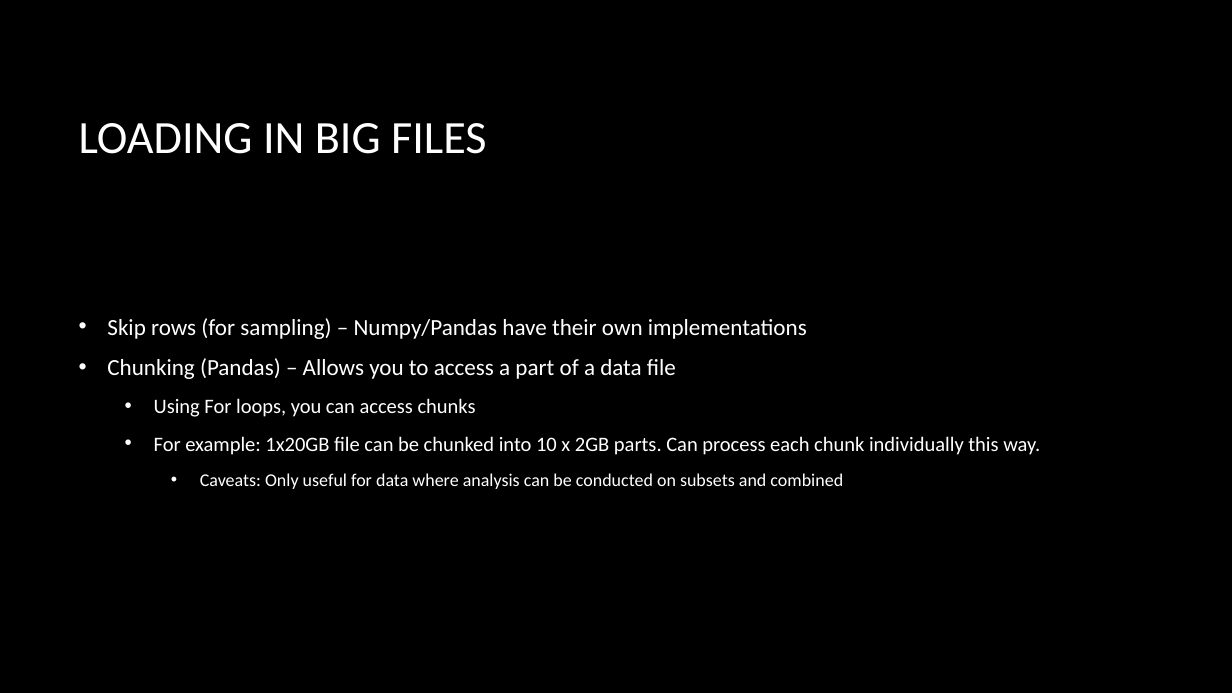
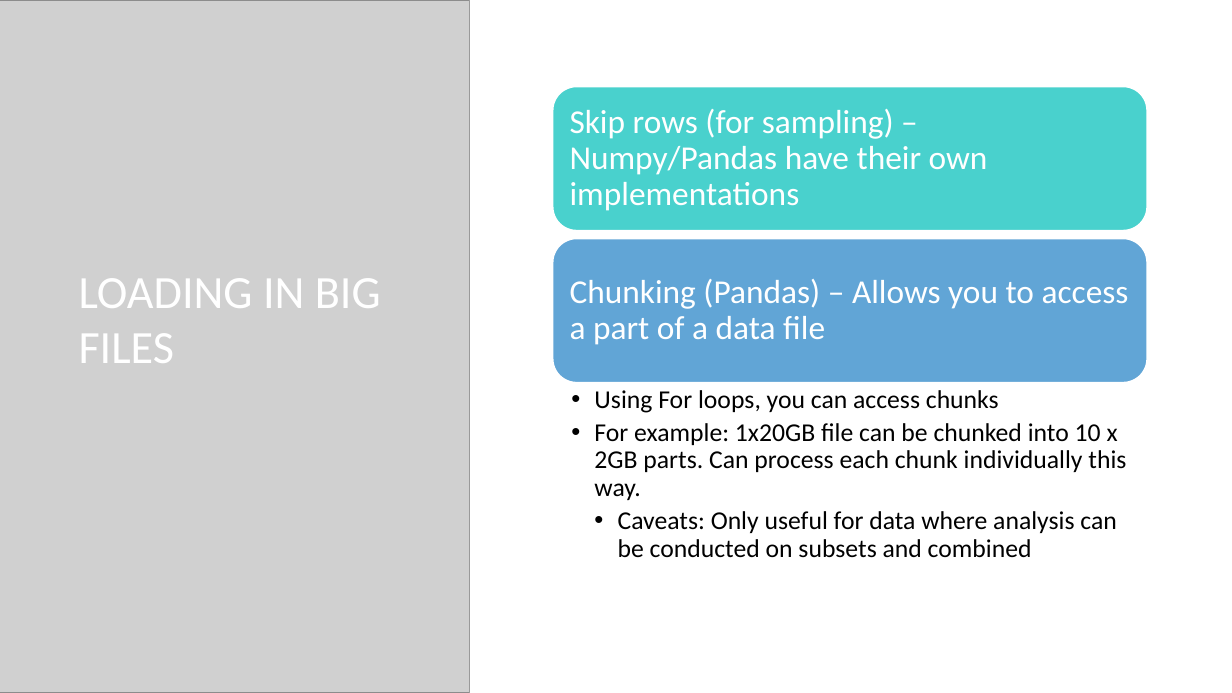
Before and after one commit to smandhai/Astro-Data-Handling-Tutorials, a slide deck: slide 13 of Intro to Astro-data .pptx. Drawn at 1232x693 pixels with LibreOffice and Linux fonts; fonts in the diff are those of the drawing; grey boxes stand for pictures; background and template pictures are left out. Boxes give left, top, right and bottom in pixels: in the first picture for what was removed or moved away, otherwise in the second. Text is boxed around its words. In the diff, an @@ line names an element or a change of style, - is before the commit and + after.

```diff
--- a/Intro to Astro-data .pptx
+++ b/Intro to Astro-data .pptx
@@ picture added at [0,0,470,693] @@
@@ picture added at [0,0,470,693] @@
@@ rectangle added at [470,0,1232,693], fill #FFFFFF @@
@@ title "LOADING IN BIG FILES" rewrapped from [79,123,487,154] to [79,278,381,363] @@
@@ group added at [553,86,1148,383]: 2 rounded rectangles, 2 texts @@
+Skip rows (for sampling) – Numpy/Pandas have their own implementations
+Chunking (Pandas) – Allows you to access a part of a data file
@@ text at [107,318,807,379]: paragraphs removed @@
-• Skip rows (for sampling) – Numpy/Pandas have their own implementations
-• Chunking (Pandas) – Allows you to access a part of a data file
@@ text "Using For loops, you can ...": place and size @@
-text "Using For loops, you can ..." at [107,318,1040,489]
+text "Using For loops, you can ..." at [594,390,1126,558]
@@ text "Using For loops, you can ..." at [594,390,1126,558]: size 16 to 20 pt in "Using For loops, you can access chunks", "For example: 1x20GB file can be chunked ..."; text colour #FFFFFF to #000000; size 14 to 20 pt in "Caveats: Only useful for data where analysis ..."; indent changed; line spacing 1 to 0.9; less space between paragraphs; vertical alignment middle to top @@
```
Also in this commit, not shown: 11 other slides changed, 2 slides added, 1 slide removed, 1 other file.
